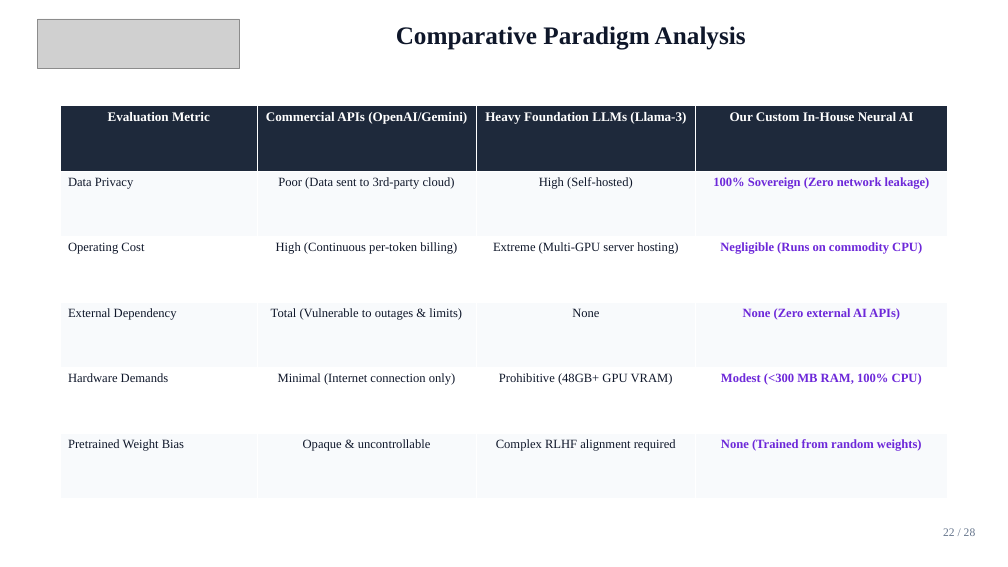
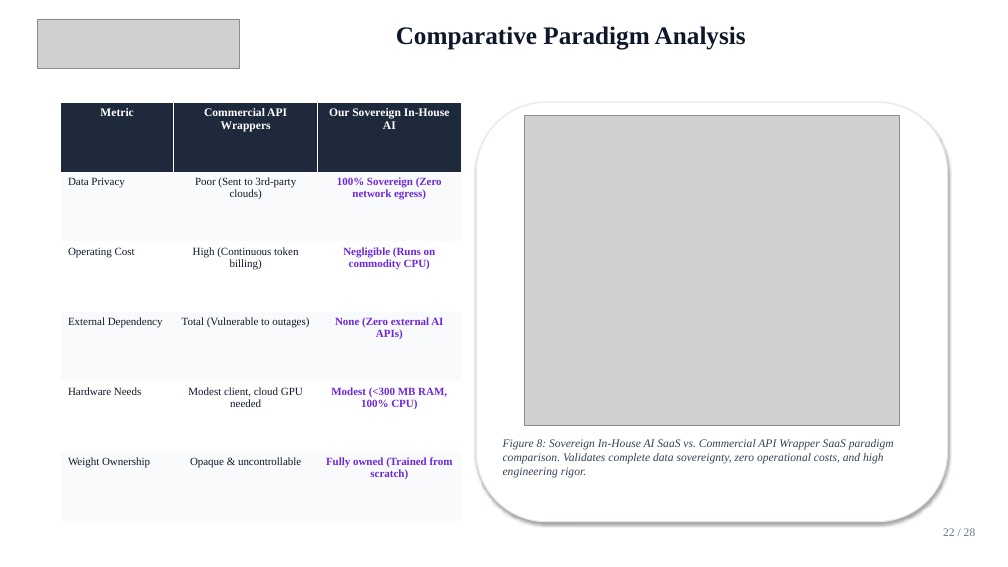
Before and after one commit to Kunwar9415/ai-powered-saas-platform, a slide deck: slide 22 of AI_POWERED_SAAS_PLATFORM_PRESENTATION.pptx. Drawn at 1008x567 pixels with LibreOffice and Linux fonts; fonts in the diff are those of the drawing; grey boxes stand for pictures. Boxes give left, top, right and bottom in pixels: in the first picture for what was removed or moved away, otherwise in the second. Text is boxed around its words. In the diff, an @@ line names an element or a change of style, - is before the commit and + after.

```diff
--- a/AI_POWERED_SAAS_PLATFORM_PRESENTATION.pptx
+++ b/AI_POWERED_SAAS_PLATFORM_PRESENTATION.pptx
@@ table at [60,102,461,522] @@
-column 1: Evaluation Metric | Data Privacy | Operating Cost | External Dependency | Hardware Demands | Pretrained Weight Bias
-column 2: Commercial APIs (OpenAI/Gemini) | Poor (Data sent to 3rd-party cloud) | High (Continuous per-token billing) | Total (Vulnerable to outages & limits) | Minimal (Internet connection only) | Opaque & uncontrollable
-column 3: Heavy Foundation LLMs (Llama-3) | High (Self-hosted) | Extreme (Multi-GPU server hosting) | None | Prohibitive (48GB+ GPU VRAM) | Complex RLHF alignment required
-column 4: Our Custom In-House Neural AI | 100% Sovereign (Zero network leakage) | Negligible (Runs on commodity CPU) | None (Zero external AI APIs) | Modest (<300 MB RAM, 100% CPU) | None (Trained from random weights)
+column 1: Metric | Data Privacy | Operating Cost | External Dependency | Hardware Needs | Weight Ownership
+column 2: Commercial API Wrappers | Poor (Sent to 3rd-party clouds) | High (Continuous token billing) | Total (Vulnerable to outages) | Modest client, cloud GPU needed | Opaque & uncontrollable
+column 3: Our Sovereign In-House AI | 100% Sovereign (Zero network egress) | Negligible (Runs on commodity CPU) | None (Zero external AI APIs) | Modest (<300 MB RAM, 100% CPU) | Fully owned (Trained from scratch)
@@ table: place and size @@
-table at [60,106,948,499]
+table at [60,102,461,522]
@@ rounded rectangle added at [476,102,948,522], fill #FFFFFF, outline #E2E8F0 1 pt @@
@@ picture added at [525,116,899,426] @@
@@ text added at [503,439,894,478], 11 pt, text #334155, italic @@
+Figure 8: Sovereign In-House AI SaaS vs. Commercial API Wrapper SaaS paradigm comparison. Validates complete data sovereignty, zero operational costs, and high engineering rigor.
```
Also in this commit, not shown: 7 other slides changed, 1 slide added, 1 slide removed, 1 other file.
